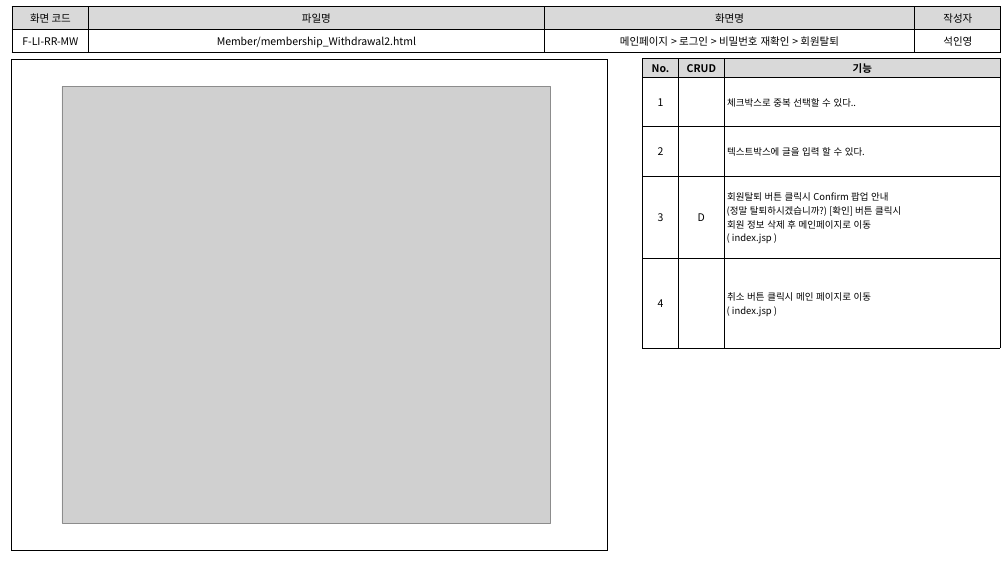
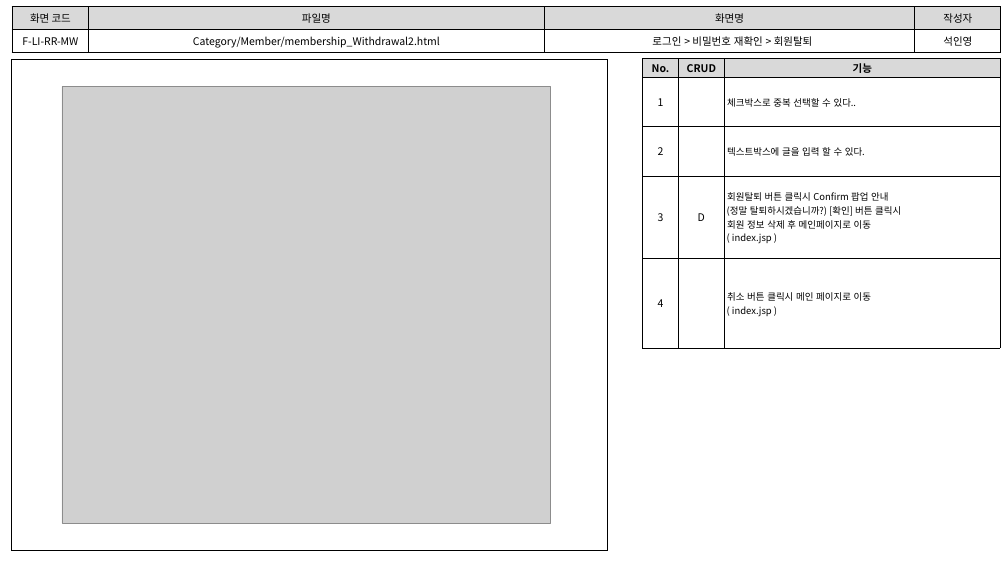
Before and after one commit to index506/cosmo6th_3thGroup, a slide deck: slide 8 of Text/02.화면설계도/3th_Project화면설계도(인영11.07).pptx. Drawn at 1008x567 pixels with LibreOffice and Linux fonts; fonts in the diff are those of the drawing; grey boxes stand for pictures. Boxes give left, top, right and bottom in pixels: in the first picture for what was removed or moved away, otherwise in the second. Text is boxed around its words. In the diff, an @@ line names an element or a change of style, - is before the commit and + after.

```diff
--- a/Text/02.화면설계도/3th_Project화면설계도(인영11.07).pptx
+++ b/Text/02.화면설계도/3th_Project화면설계도(인영11.07).pptx
@@ table at (12, 7, 1001, 52) @@
-row 2, column 2: Member/membership_Withdrawal2.html
+row 2, column 2: Category/Member/membership_Withdrawal2.html
-row 2, column 3: 메인페이지 > 로그인 > 비밀번호 재확인 > 회원탈퇴
+row 2, column 3: 로그인 > 비밀번호 재확인 > 회원탈퇴
```
Also in this commit, not shown: 7 other slides changed, 1 other file.
